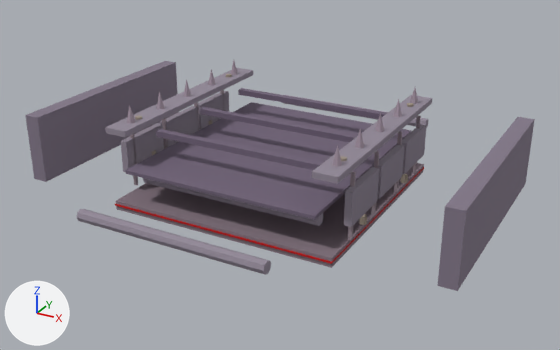
The glTF model buildings/conveyor/models/conveyor_wall_flat.glb as it was, and as the next commit left it.
The view is the same before and after, from a 50 mm camera at (1.52, -2.74, 1.45) aimed at (0.04, -0.04, 0.1). Arrows for +X, +Y and +Z are at lower left; the lights stay in place. The older version comes first. Where no turn or scale is listed for an object, it has been applied to the vertices. Vertices at exactly the same position are counted once.

The scene before the commit, as lines of its bpy script (objects in view):
```python
me_box_001 = bpy.data.meshes.new('Box.001')
me_box_001.from_pydata(...)  # a box spanning x -0.035..0.035, y -0.5..0.5, z 0.0..0.3
me_box_001.materials.append(mat_boxmat_001)  # grey #837889
me_box_002 = bpy.data.meshes.new('Box.002')
me_box_002.from_pydata(...)  # a box spanning x -0.035..0.035, y -0.5..0.5, z 0.0..0.3
me_box_002.materials.append(mat_boxmat_001)  # grey #837889
me_box_011 = bpy.data.meshes.new('Box.011')
me_box_011.from_pydata(...)  # a box spanning x -0.387..0.387, y -0.015..0.015, z 0.0..0.025
me_box_011.materials.append(mat_boxmat_003)  # greyish purple #716378
me_box_014 = bpy.data.meshes.new('Box.014')
me_box_014.from_pydata(...)  # a box spanning x -0.43..0.43, y -0.5..0.5, z 0.0..0.015
me_box_014.materials.append(mat_boxmat_003)  # greyish purple #716378
me_roller = bpy.data.meshes.new('Roller')
me_roller.from_pydata(...)  # an 8-sided cylinder along x spanning x -0.405..0.405, y -0.025..0.025, z -0.025..0.025
me_roller.materials.append(mat_boxmat_002)  # grey #938998
ob_beltsurface = bpy.data.objects.new('BeltSurface', me_box_014)
ob_beltsurface.location = (0.0, 0.0, 0.18)
ob_crossbeam__0_7 = bpy.data.objects.new('CrossBeam_-0.7', me_box_011)
ob_crossbeam__0_7.location = (0.0, -0.325, 0.295)
ob_roller_0 = bpy.data.objects.new('Roller_0', me_roller)
ob_roller_0.location = (0.0, -0.8, 0.13)
ob_wallleft = bpy.data.objects.new('WallLeft', me_box_001)
ob_wallleft.location = (-0.93, 0.006, 0.04)
ob_wallright = bpy.data.objects.new('WallRight', me_box_002)
ob_wallright.location = (0.93, 0.006, 0.04)
# also in view: 'ArmorPlate_1_0' at (0.51, -0.28, 0.2); 'Roller_1' at (0.0, -0.4, 0.13); 'CrossBeam_0.0' at (0.0, 0.0, 0.31); 'ArmorPlate_1_1' at (0.51, 0.0, 0.2); 'ArmorPlate_-1_0' at (-0.51, -0.28, 0.2)
```
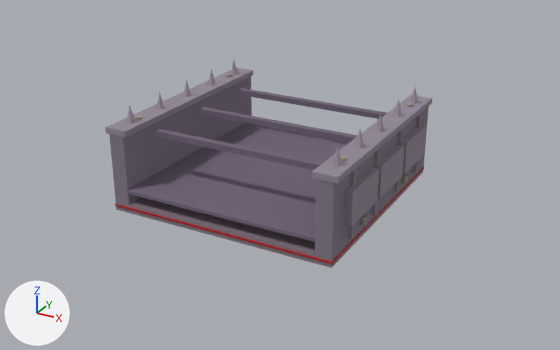
The newer file is also rescaled (x2.0) as a whole; pictures and numbers use the older file's frame.

Changed parts and their boxes [x1, y1, x2, y2] in the pictures (560 x 350 px):
'BeltSurface', moved
    before: [125, 102, 412, 220]
    after: [127, 123, 349, 242]
'WallLeft', moved
    before: [26, 61, 179, 182]
    after: [109, 76, 252, 204]
'WallRight', moved
    before: [437, 117, 535, 291]
    after: [315, 106, 429, 258]
'Roller_0', moved (not visible afterwards)
    before: [76, 209, 271, 275]
'ArmorPlate_-1_0', unchanged, covered by the edit
    before: [121, 123, 164, 172]
'Roller_1', unchanged, covered by the edit
    before: [143, 178, 323, 226]

What changed in the scene script:
```text
Change me_box_014:
    used by ob_beltsurface; location = (0.0, 0.0, 0.18)
    remove me_box_014.from_pydata(...)  # 8 vertices, 12 faces; spans x -0.43..0.43, y -0.5..0.5, z 0.0..0.015
    add me_box_014.from_pydata(...)  # 8 vertices, 12 faces; spans x -0.43..0.43, y -0.5..0.5, z -0.09..-0.075
    me_box_014 part 1: the whole mesh is moved by (0.0, 0.0, -0.09)
Change me_roller:
    used by ob_roller_0; location = (0.0, -0.8, 0.13)
    remove me_roller.from_pydata(...)  # 16 vertices, 28 faces; spans x -0.405..0.405, y -0.025..0.025, z -0.025..0.025
    add me_roller.from_pydata(...)  # 16 vertices, 28 faces; spans x -0.405..0.405, y 0.375..0.425, z -0.09..-0.04
    me_roller part 2: the whole mesh is moved by (0.0, 0.4, -0.065)
Change me_box_001:
    used by ob_wallleft; location = (-0.93, 0.006, 0.04)
    remove me_box_001.from_pydata(...)  # 8 vertices, 12 faces; spans x -0.035..0.035, y -0.5..0.5, z 0.0..0.3
    add me_box_001.from_pydata(...)  # 8 vertices, 12 faces; spans x 0.43..0.5, y -0.503..0.497, z 0.0..0.3
    me_box_001 part 3: the whole mesh is moved by (0.465, -0.003, 0.0)
Change me_box_002:
    used by ob_wallright; location = (0.93, 0.006, 0.04)
    remove me_box_002.from_pydata(...)  # 8 vertices, 12 faces; spans x -0.035..0.035, y -0.5..0.5, z 0.0..0.3
    add me_box_002.from_pydata(...)  # 8 vertices, 12 faces; spans x -0.5..-0.43, y -0.503..0.497, z 0.0..0.3
    me_box_002 part 4: the whole mesh is moved by (-0.465, -0.003, 0.0)
```
